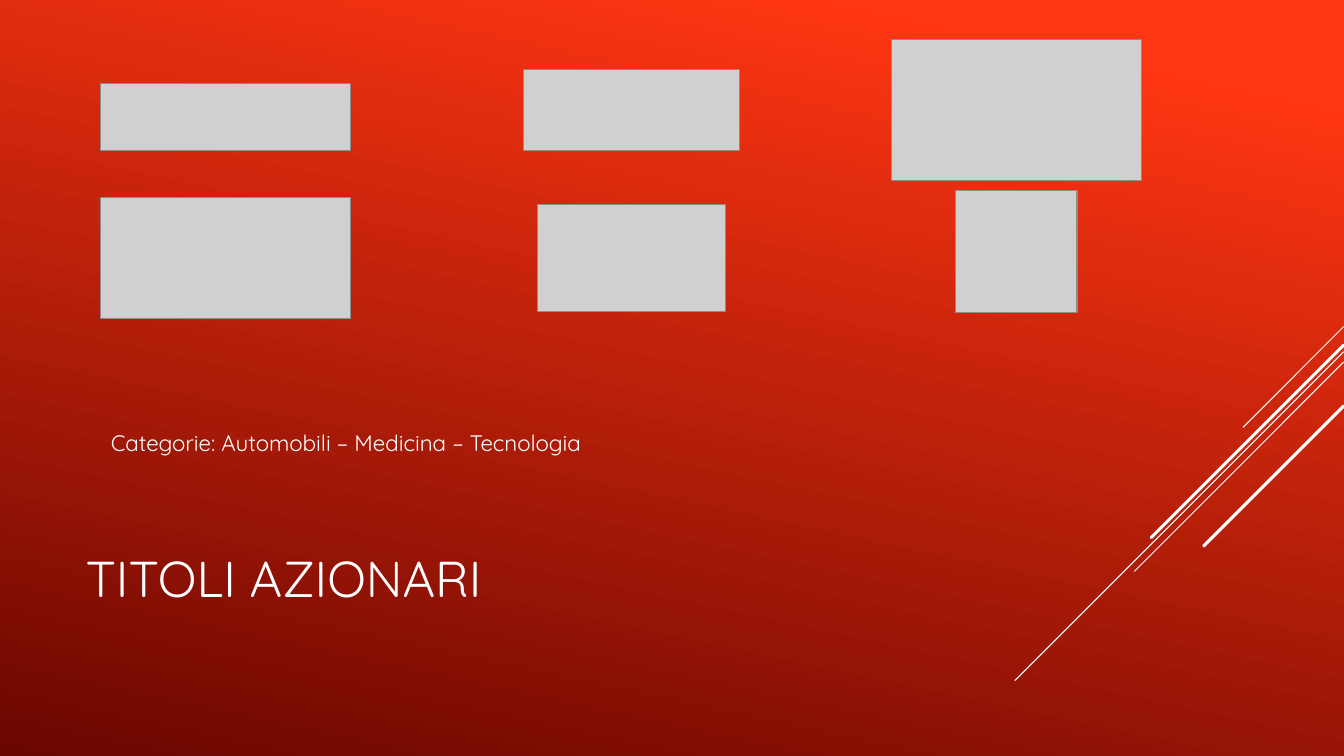
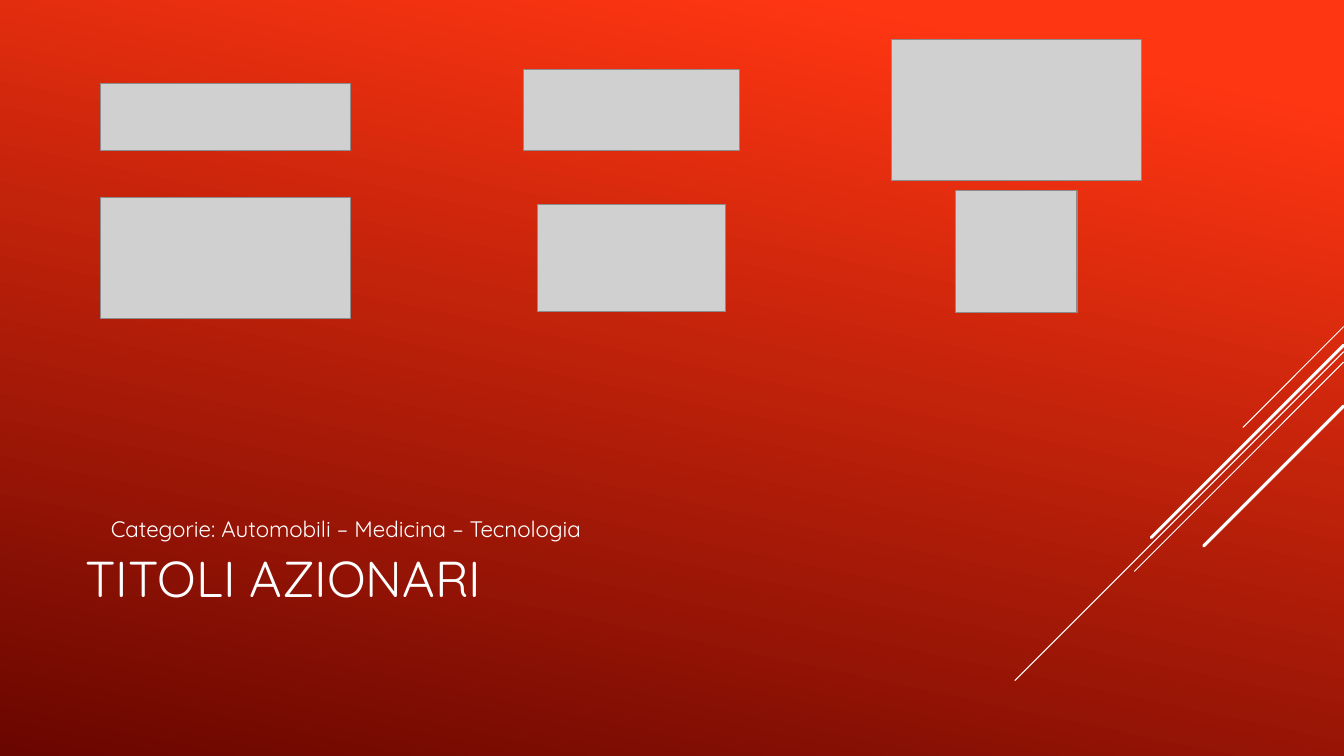
Before and after one commit to Simonotos/BusinessProject, a slide deck: slide 2 of PresentazioneProgettoBFS.pptx. Drawn at 1344x756 pixels with LibreOffice and Linux fonts; fonts in the diff are those of the drawing; grey boxes stand for pictures. Boxes give left, top, right and bottom in pixels: in the first picture for what was removed or moved away, otherwise in the second. Text is boxed around its words. In the diff, an @@ line names an element or a change of style, - is before the commit and + after.

```diff
--- a/PresentazioneProgettoBFS.pptx
+++ b/PresentazioneProgettoBFS.pptx
@@ text "Categorie: Automobili – Medicina – ..." moved from (x1=111, y1=434, x2=581, y2=456) to (x1=111, y1=520, x2=581, y2=542) @@
```
Also in this commit, not shown: 2 other slides changed, 7 slides added, 3 slides removed.
